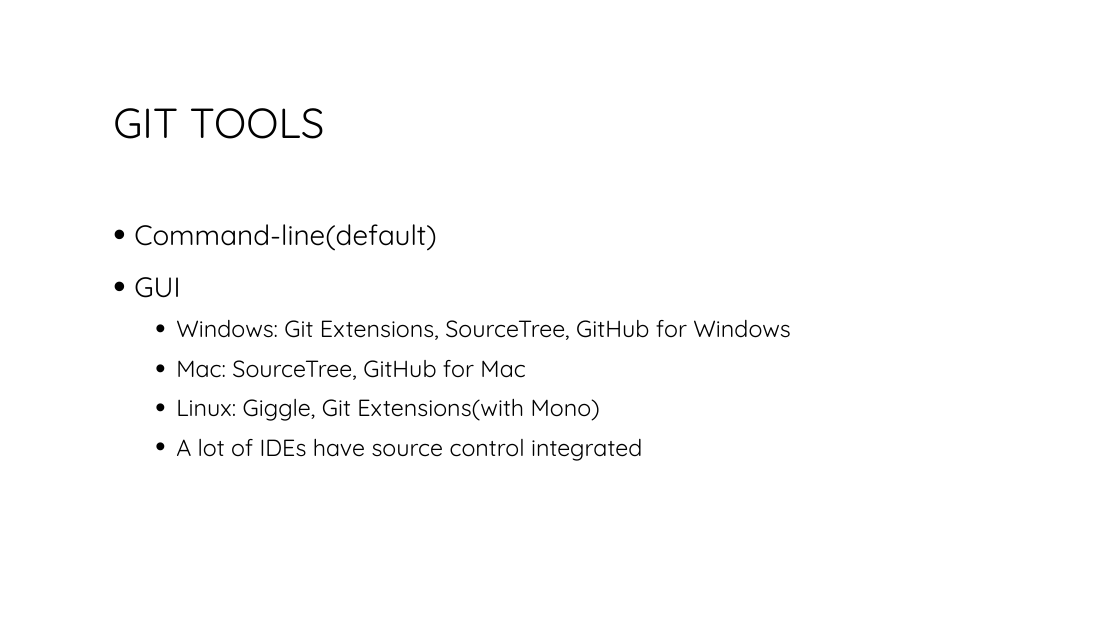
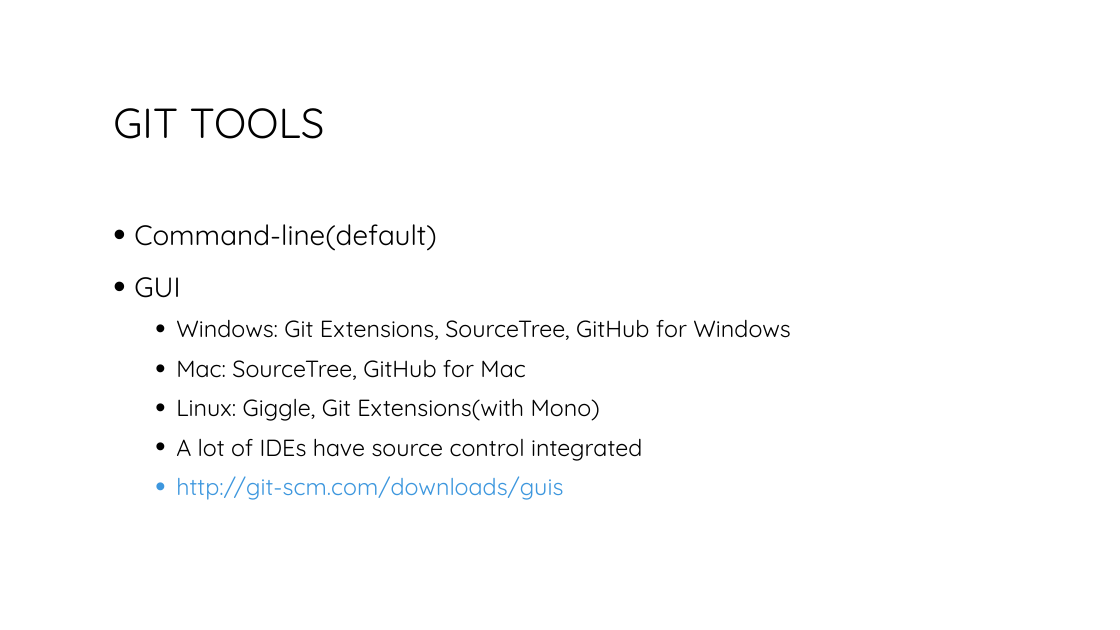
Before and after one commit to bogdanbujdea/git102, a slide deck: slide 19 of Course 1.pptx (slide 15 before the commit). Drawn at 1120x630 pixels with LibreOffice and Linux fonts; fonts in the diff are those of the drawing. Boxes give left, top, right and bottom in pixels: in the first picture for what was removed or moved away, otherwise in the second. Text is boxed around its words. In the diff, an @@ line names an element or a change of style, - is before the commit and + after.

```diff
--- a/Course 1.pptx
+++ b/Course 1.pptx
@@ text at bbox=[176, 476, 563, 500]: paragraph added @@
+  • http://git-scm.com/downloads/guis
```
Also in this commit, not shown: 5 other slides changed, 5 slides added, 1 slide removed.
